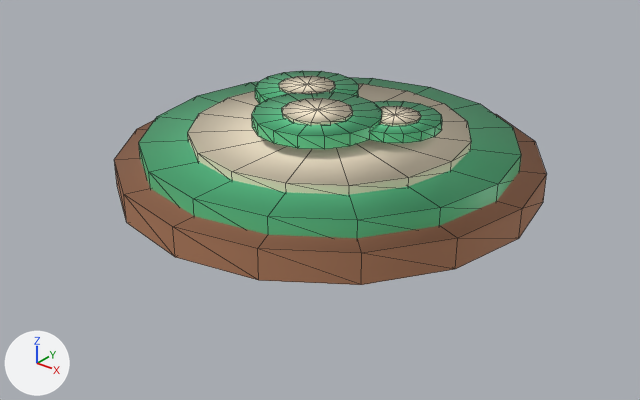
A saved change to the glTF model HavenlineGodot/assets/stations_v2/pad_payment.glb.
One viewpoint serves both versions: a camera (50 mm lens) standing at (2.44, -3.12, 1.79) and looking at (0.04, -0.12, -0.07). Arrows for +X, +Y and +Z are at lower left; the lights stay in place. The older version comes first. Mesh edges are drawn as thin lines.

The older version as bpy lines, for what is in view:
```python
me_pad_payment = bpy.data.meshes.new('pad_payment')
me_pad_payment.from_pydata(...)  # 282 vertices, 528 faces; spans x -1.02..1.02, y -1.02..1.02, z 0.0..0.38
# faces by material slot: [64, 256, 208]
me_pad_payment.materials.append(mat_hl_wood)  # brown #b17c5b
me_pad_payment.materials.append(mat_hl_green)  # green #61d193
me_pad_payment.materials.append(mat_hl_cream)  # beige #faecd0
ob_pad_payment = bpy.data.objects.new('pad_payment', me_pad_payment)
ob_pad_payment.location = (0.0, 0.0, 0.0)
```
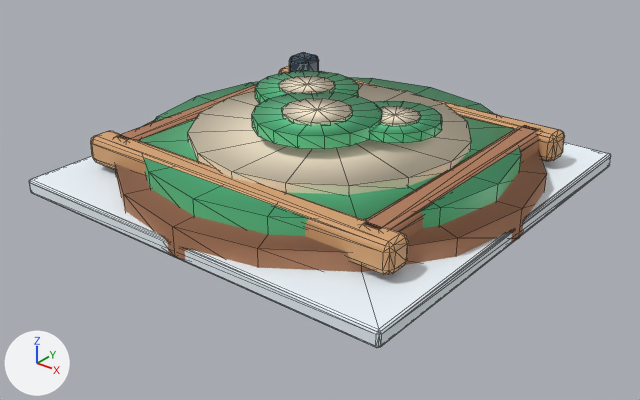
Edits to the bpy script that builds the scene:
```text
Add mat_hl_snow:
    mat_hl_snow = principled_material('HL_snow')
    mat_hl_snow.base_color = (0.86, 0.94, 1.0)  # white #eff8ff
    mat_hl_snow.roughness = 0.82
Add mat_hl_wood_light:
    mat_hl_wood_light = principled_material('HL_wood_light')
    mat_hl_wood_light.base_color = (0.68, 0.37, 0.17)  # beige #d7a473
    mat_hl_wood_light.roughness = 0.72
Add mat_hl_dark:
    mat_hl_dark = principled_material('HL_dark')
    mat_hl_dark.base_color = (0.035, 0.07, 0.11)  # dark blue #354b5d
    mat_hl_dark.metallic = 0.18
    mat_hl_dark.roughness = 0.42
Change me_pad_payment:
    used by ob_pad_payment; location = (0.0, 0.0, 0.0)
    remove me_pad_payment.from_pydata(...)  # 282 vertices, 528 faces; spans x -1.02..1.02, y -1.02..1.02, z 0.0..0.38
    add me_pad_payment.from_pydata(...)  # 618 vertices, 1176 faces; spans x -1.02..1.02, y -1.02..1.02, z -0.02..0.38
    me_pad_payment part 1: a new loose piece of 56 vertices spanning x 0.65..0.79, y -0.7..0.7, z 0.09..0.23, in mat_hl_wood (brown #b17c5b)
    me_pad_payment part 2: a new loose piece of 56 vertices spanning x -0.79..-0.65, y -0.7..0.7, z 0.09..0.23, in mat_hl_wood (brown #b17c5b)
    me_pad_payment part 3: a new loose piece of 56 vertices spanning x -1.01..1.01, y -1.01..1.01, z -0.02..0.06, in mat_hl_snow (white #eff8ff)
    me_pad_payment part 4: a new loose piece of 56 vertices spanning x -0.87..0.87, y -0.75..-0.61, z 0.09..0.23, in mat_hl_wood_light (beige #d7a473)
    me_pad_payment part 5: a new loose piece of 56 vertices spanning x -0.87..0.87, y 0.61..0.75, z 0.09..0.23, in mat_hl_wood_light (beige #d7a473)
    me_pad_payment part 6: a new loose piece of 56 vertices spanning x -0.79..-0.65, y 0.61..0.75, z 0.16..0.32, in mat_hl_dark (dark blue #354b5d)
    add me_pad_payment.materials.append(mat_hl_snow)  # white #eff8ff
    add me_pad_payment.materials.append(mat_hl_wood_light)  # beige #d7a473
    add me_pad_payment.materials.append(mat_hl_dark)  # dark blue #354b5d
```

What differs and where, as boxes [x1, y1, x2, y2] in the pictures (640 x 400 px):
'pad_payment', reshaped (34% wider, 38% taller): before [114, 71, 547, 285]; after [29, 52, 611, 348]
part 1 of me_pad_payment, added (brown): after [364, 126, 539, 238]
part 2 of me_pad_payment, added: after [118, 84, 257, 141]
part 3 of me_pad_payment, added: after [29, 142, 611, 348]
part 4 of me_pad_payment, added (beige): after [91, 131, 408, 275]
part 5 of me_pad_payment, added: after [279, 66, 565, 161]
part 6 of me_pad_payment, added: after [289, 52, 319, 72]
